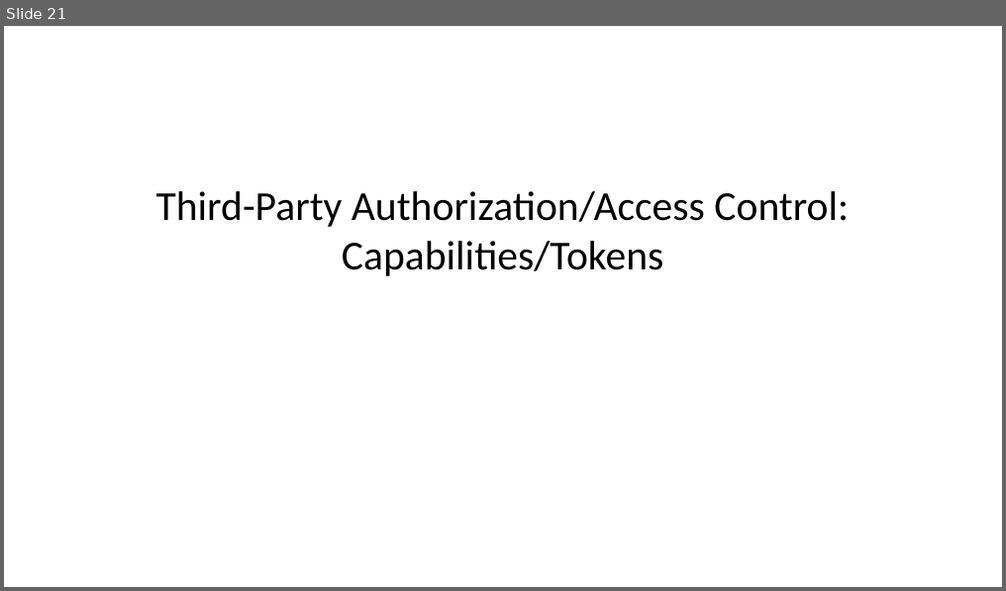
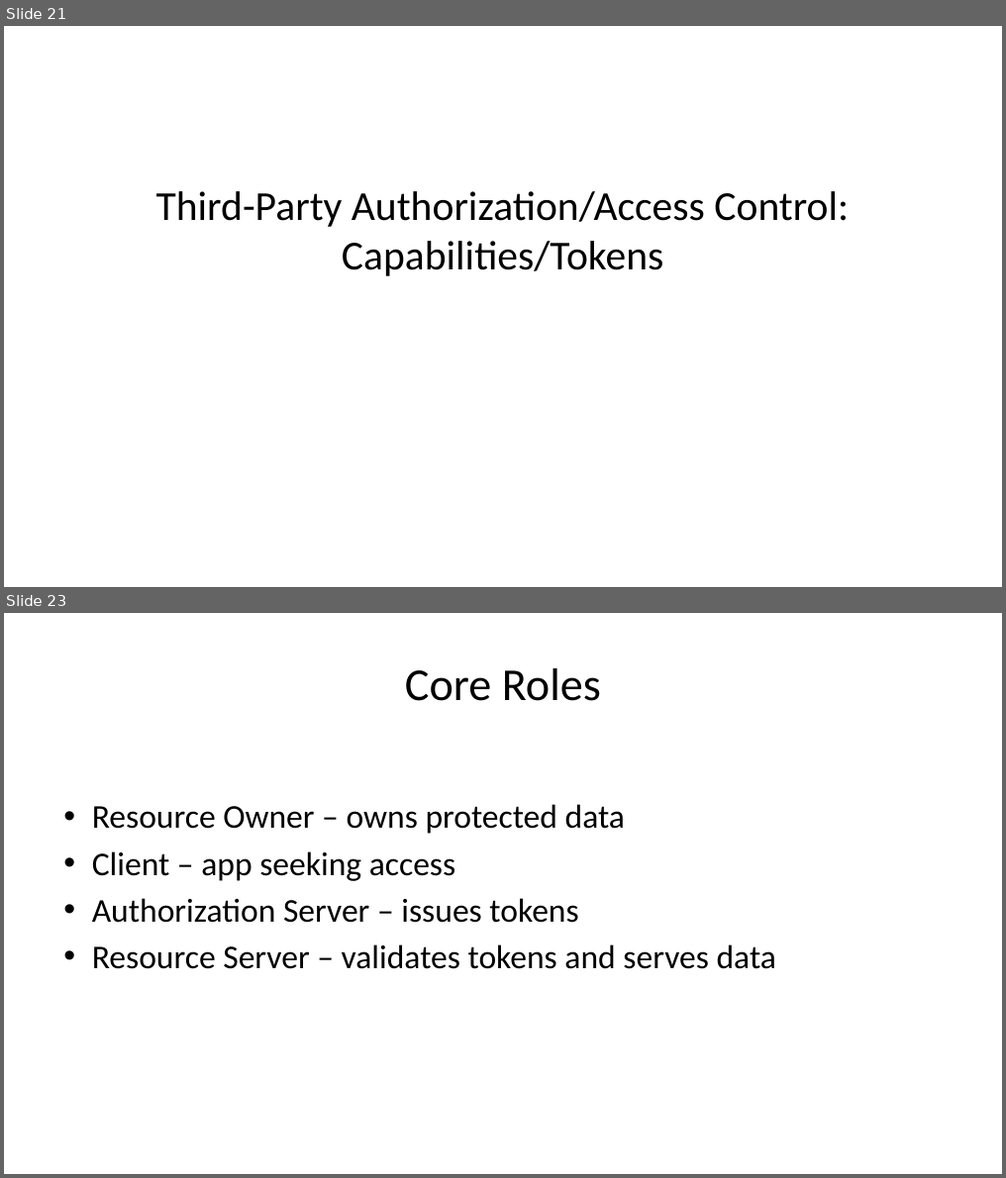
Before and after one commit to noise-lab/security-course, a slide deck: docs/slides/04-Authenticaation.pptx. Shown one above the other, each under a label of ours: slide 21 before the commit, slides 21 and 23 after it; the slides between them are not shown. The pictures are 1006x591 and 1006x1178 pixels, drawn with LibreOffice and Linux fonts; fonts in the diff are those of the drawing. Boxes give left, top, right and bottom in pixels: in the first picture for what was removed or moved away, otherwise in the second. Text is boxed around its words. In the diff, an @@ line names an element or a change of style, - is before the commit and + after.

```diff
--- a/docs/slides/04-Authenticaation.pptx
+++ b/docs/slides/04-Authenticaation.pptx
@@ slide 23 added at (x1=4, y1=613, x2=1002, y2=1174), background #FFFFFF @@
@@ title added at (x1=405, y1=668, x2=601, y2=701), 33 pt, text #000000 @@
+Core Roles
@@ text added at (x1=92, y1=804, x2=776, y2=969), 24 pt, text #000000 @@
+• Resource Owner – owns protected data
+• Client – app seeking access
+• Authorization Server – issues tokens
+• Resource Server – validates tokens and serves data
```
Also in this commit, not shown: 9 other slides added, 1 other file.
